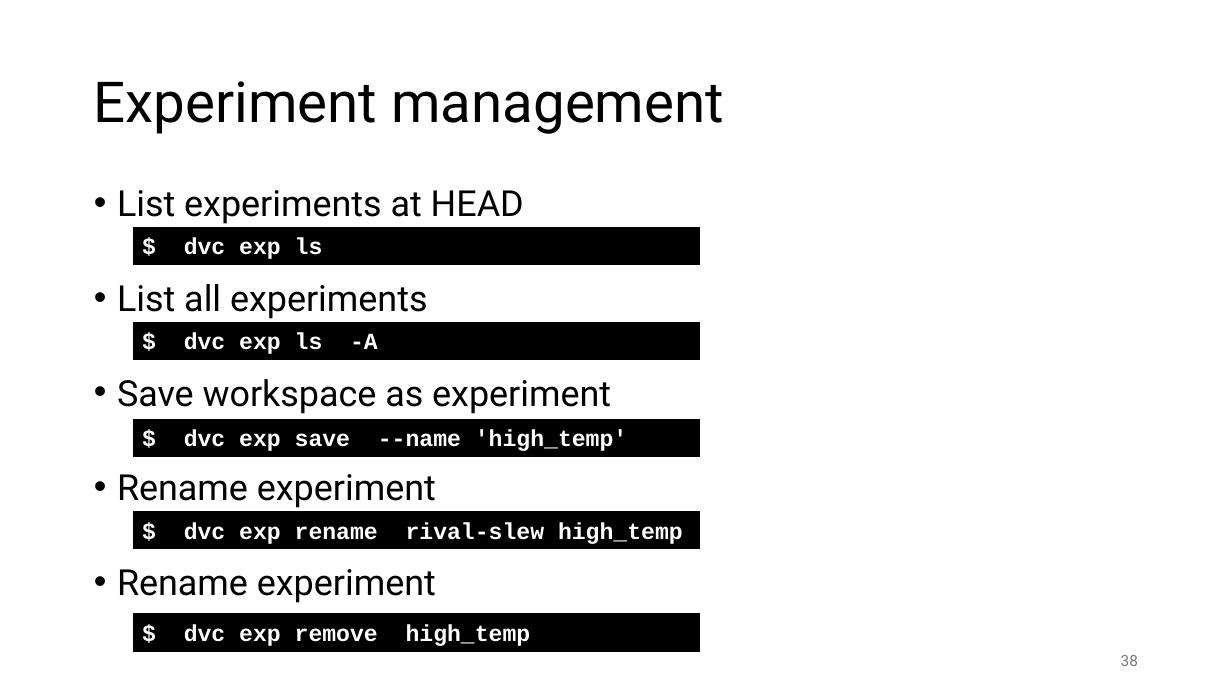
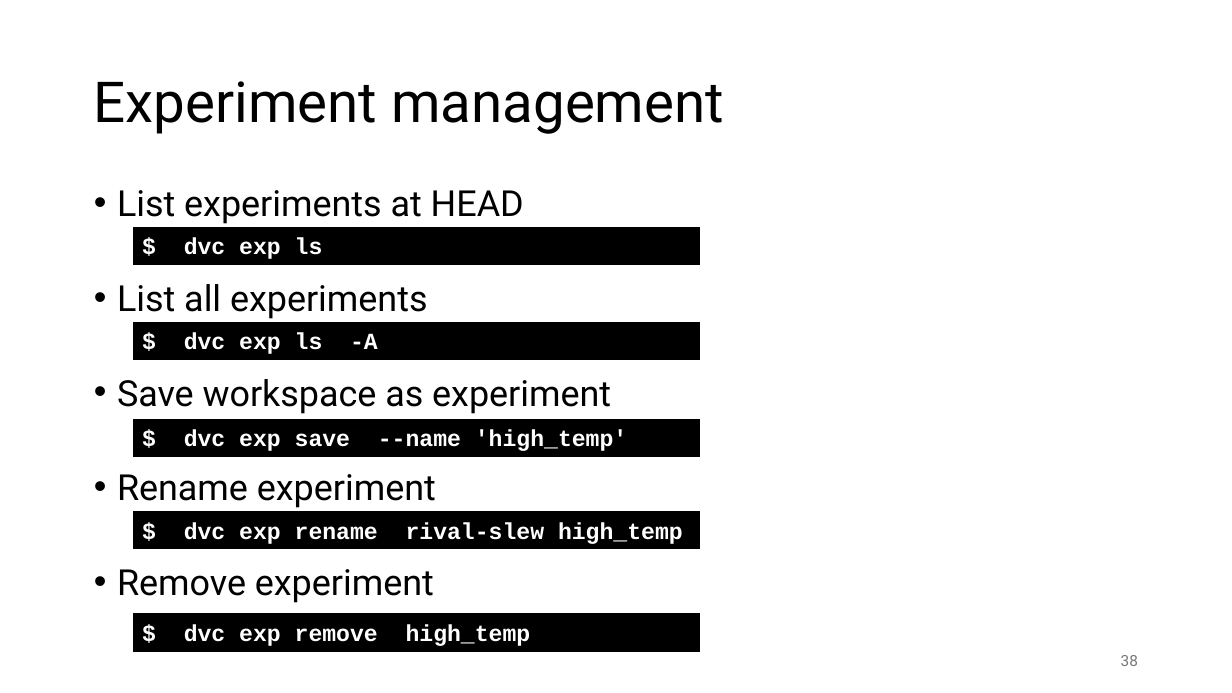
Before and after one commit to gjbex/MLOps-on-HPC, a slide deck: slide 38 of mlops_on_hpc.pptx. Drawn at 1232x693 pixels with LibreOffice and Linux fonts; fonts in the diff are those of the drawing. Boxes give left, top, right and bottom in pixels: in the first picture for what was removed or moved away, otherwise in the second. Text is boxed around its words. In the diff, an @@ line names an element or a change of style, - is before the commit and + after.

Commit message:
Fix typos

```diff
--- a/mlops_on_hpc.pptx
+++ b/mlops_on_hpc.pptx
@@ text at bbox=[117, 569, 434, 603]: text changed @@
-• Rename experiment
+• Remove experiment
```
Also in this commit, not shown: 1 other slide changed.
